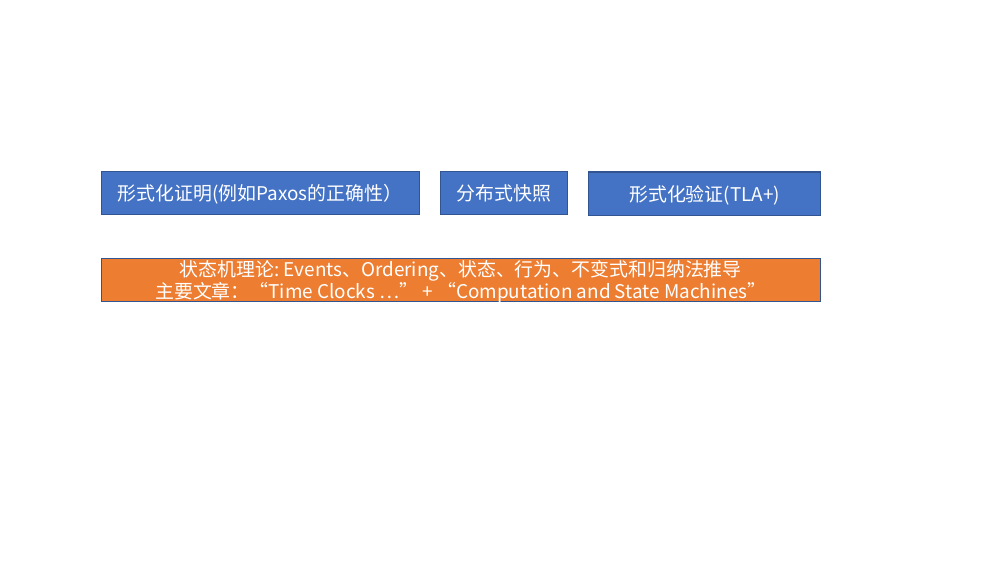
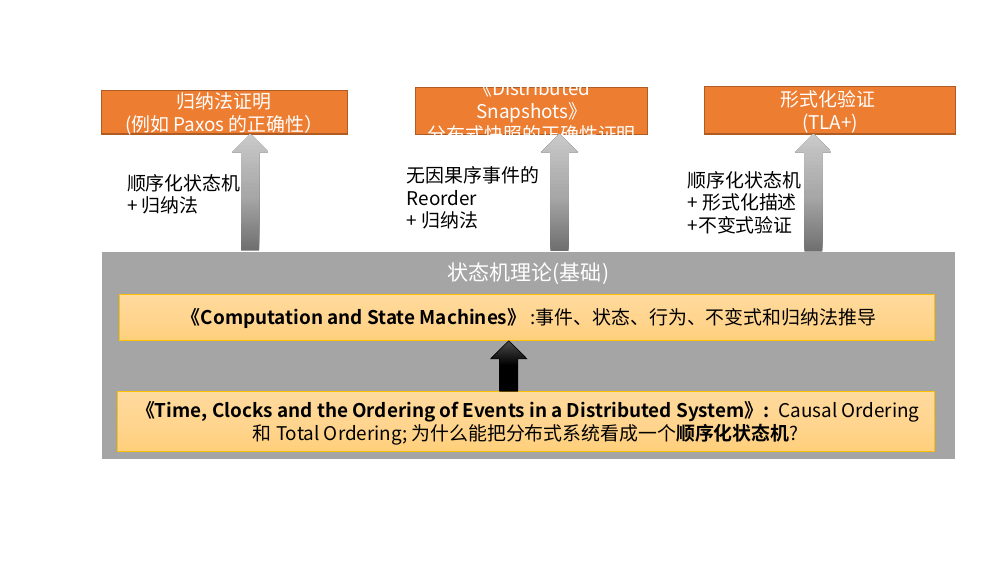
Before and after one commit to db-storage/tla_articles, a slide deck: slide 1 of StateMachine.pptx. Drawn at 1008x567 pixels with LibreOffice and Linux fonts; fonts in the diff are those of the drawing. Boxes give left, top, right and bottom in pixels: in the first picture for what was removed or moved away, otherwise in the second. Text is boxed around its words. In the diff, an @@ line names an element or a change of style, - is before the commit and + after.

```diff
--- a/StateMachine.pptx
+++ b/StateMachine.pptx
@@ fill #4472C4 to #ED7D31; outline #325491 1 pt to #AF5C24 1 pt in 3 elements at bbox=[705, 86, 956, 134], bbox=[416, 88, 648, 135], bbox=[101, 91, 348, 135] @@
@@ rectangle "归纳法证明": place and size @@
-rectangle "归纳法证明" at bbox=[101, 171, 420, 215]
+rectangle "归纳法证明" at bbox=[101, 91, 348, 135]
@@ text in rectangle at bbox=[125, 89, 323, 136]: text changed @@
-形式化证明(例如Paxos的正确性）
+归纳法证明
+(例如 Paxos 的正确性）
@@ rectangle "《Distributed Snapshots》": place and size @@
-rectangle "《Distributed Snapshots》" at bbox=[441, 171, 568, 215]
+rectangle "《Distributed Snapshots》" at bbox=[416, 88, 648, 135]
@@ text in rectangle at bbox=[428, 87, 636, 146]: text changed @@
-分布式快照
+《Distributed Snapshots》
+分布式快照的正确性证明
@@ rectangle "形式化验证": place and size @@
-rectangle "形式化验证" at bbox=[589, 172, 821, 216]
+rectangle "形式化验证" at bbox=[705, 86, 956, 134]
@@ text in rectangle at bbox=[781, 90, 875, 134]: text changed @@
-形式化验证(TLA+)
+形式化验证
+(TLA+)
@@ up arrow added at bbox=[232, 134, 268, 250], fill gradient #6F6F6F to #A8A8A8 to #C9C9C9 @@
@@ up arrow added at bbox=[541, 134, 578, 251], fill gradient #6F6F6F to #A8A8A8 to #C9C9C9 @@
@@ up arrow added at bbox=[796, 134, 832, 252], fill gradient #6F6F6F to #A8A8A8 to #C9C9C9 @@
@@ text added at bbox=[127, 174, 240, 214], 18 pt, text #000000 @@
+顺序化状态机
++ 归纳法
@@ text added at bbox=[407, 166, 539, 229], 18 pt, text #000000 @@
+无因果序事件的
+Reorder
++ 归纳法
@@ text added at bbox=[688, 171, 801, 234], 18 pt, text #000000 @@
+顺序化状态机
++ 形式化描述
++不变式验证
@@ rectangle "状态机理论(基础)": place and size @@
-rectangle "状态机理论(基础)" at bbox=[101, 258, 821, 302]
+rectangle "状态机理论(基础)" at bbox=[101, 252, 956, 460]
@@ rectangle "状态机理论(基础)" at bbox=[101, 252, 956, 460]: fill #ED7D31 to #A5A5A5; outline #325491 1 pt to #FFFFFF 1.5 pt @@
@@ text in rectangle at bbox=[448, 262, 610, 284]: text changed; size 18 to 20 pt @@
-状态机理论: Events、Ordering、状态、行为、不变式和归纳法推导
-主要文章：“Time Clocks …” + “Computation and State Machines”
+状态机理论(基础)
@@ rectangle added at bbox=[119, 294, 935, 341], fill gradient #FFDB9E to #FFD590 to #FFD07C, outline #FFC000 0.5 pt, 18 pt, text #000000, bold @@
+《Computation and State Machines》 :事件、状态、行为、不变式和归纳法推导
@@ up arrow added at bbox=[491, 341, 527, 392], fill gradient #4B4B4B to #000000, outline #000000 0.5 pt @@
@@ rectangle added at bbox=[117, 392, 935, 451], fill gradient #FFDB9E to #FFD590 to #FFD07C, outline #FFC000 0.5 pt, 18 pt, text #000000, bold @@
+《Time, Clocks and the Ordering of Events in a Distributed System》: Causal Ordering 和 Total Ordering; 为什么能把分布式系统看成一个顺序化状态机?
```
Also in this commit, not shown: 1 other file.
